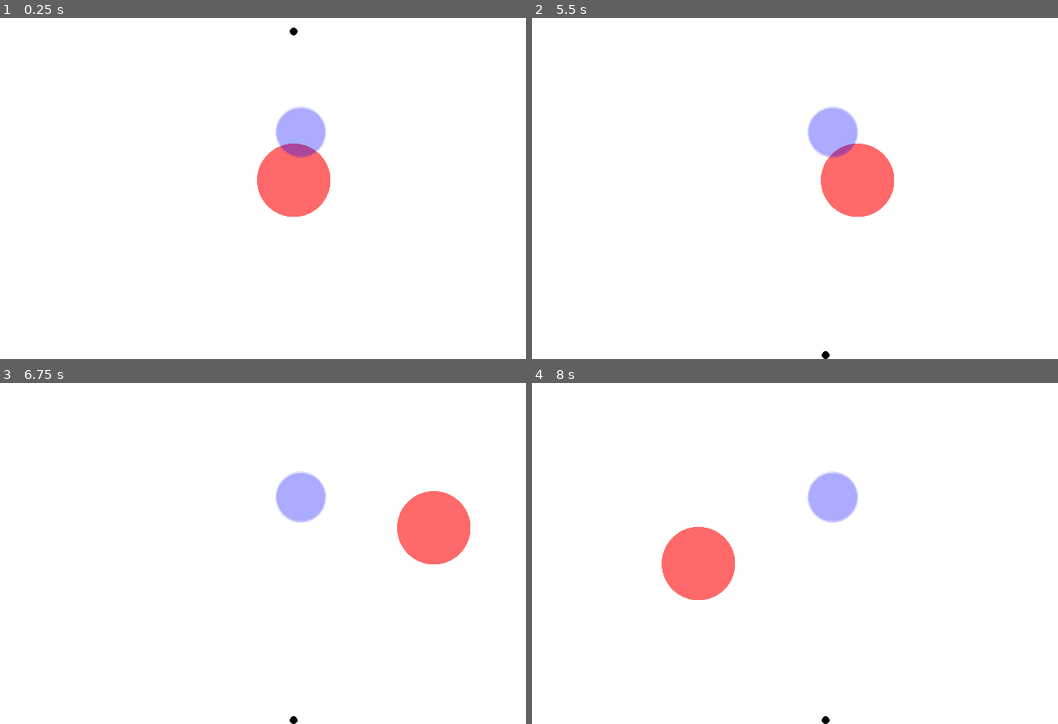
Above: before the commit, frames 1-4 (two rows, left to right).
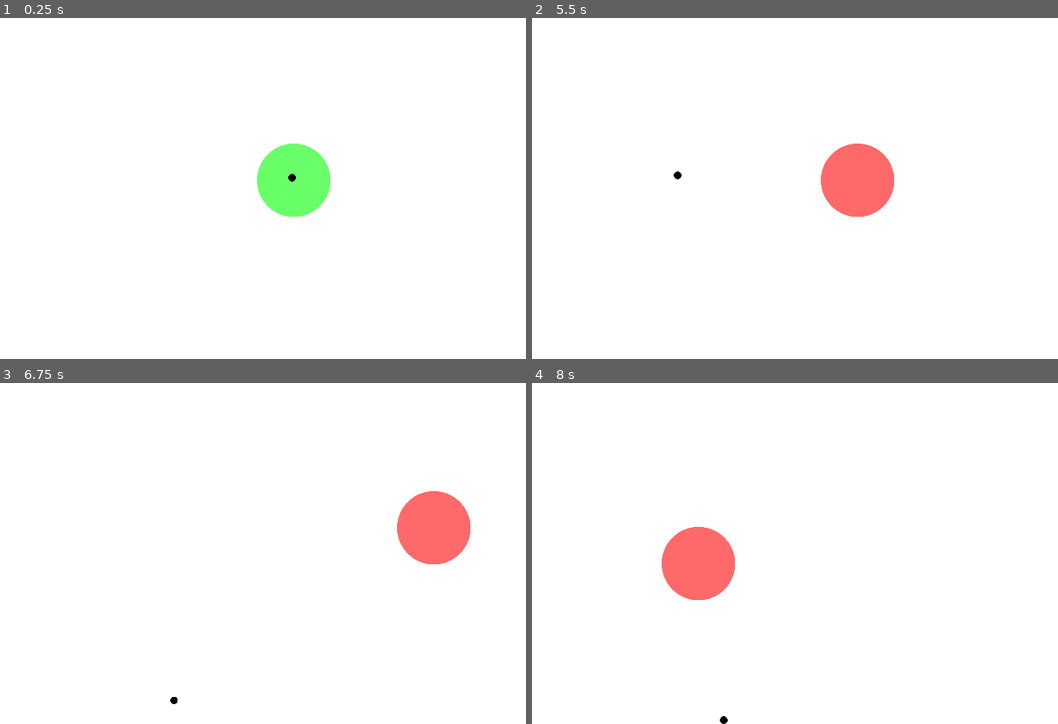
Above: after the commit, the same moments.

Repository: adsuttman/GBGJ1
Game: Godot game, scene res://game.tscn
Same seed, same stepped clock (60 frames per second), same inputs: the game is played once before the commit and once after it.
Inputs (mouse positions are in pixels of both pictures, inside the frame that each line leads up to):
- Up to frame 1 (0.25 s): no input
- Up to frame 2 (5.5 s): tap Enter at 0.5, 2, 3.5 s; move the mouse to (963, 161) at 0.52 s; click (963, 161) at 0.67 s; tap Space at 1.25, 2.75, 4.25 s; move the mouse to (700, 198) at 1.27 s; click (700, 198) at 1.42 s; move the mouse to (889, 99) at 2.02 s; click (889, 99) at 2.17 s; move the mouse to (795, 253) at 2.77 s; click (795, 253) at 2.92 s; move the mouse to (1015, 232) at 3.52 s; click (1015, 232) at 3.67 s; move the mouse to (637, 127) at 4.27 s; click (637, 127) at 4.42 s; move the mouse to (858, 181) at 5.02 s; click (858, 181) at 5.17 s
- Up to frame 3 (6.75 s): move the mouse to (199, 454) at 5.77 s; click (199, 454) at 5.92 s; move the mouse to (431, 526) at 6.52 s; click (431, 526) at 6.67 s
- Up to frame 4 (8 s): move the mouse to (700, 563) at 7.27 s; click (700, 563) at 7.42 s

The runs differ from the first frame. In frame 1, 3.3% of the frame differs, in the area x 48-63%, y 2-59%; in frame 2, 1.2%; in frame 3, 1.2%; in frame 4, 1.2%.

Commit message:
ball starts frozen

Diff:
--- a/ball.gd
+++ b/ball.gd
@@ -11,3 +11,6 @@
 
 func stop():
 	PhysicsServer2D.body_set_state(get_rid(),PhysicsServer2D.BODY_STATE_LINEAR_VELOCITY, Vector2.ZERO)
+
+func unfreeze():
+	freeze = false
--- a/ball.tscn
+++ b/ball.tscn
@@ -13,6 +13,7 @@
 physics_material_override = SubResource("PhysicsMaterial_pqibt")
 gravity_scale = 0.75
 lock_rotation = true
+freeze = true
 script = ExtResource("1_l40je")
 
 [node name="Sprite2D" type="Sprite2D" parent="."]
--- a/game.tscn
+++ b/game.tscn
@@ -1,9 +1,8 @@
-[gd_scene load_steps=10 format=3 uid="uid://d4eeknwdl85f1"]
+[gd_scene load_steps=9 format=3 uid="uid://d4eeknwdl85f1"]
 
 [ext_resource type="PackedScene" uid="uid://b82et6mdevxth" path="res://pointer.tscn" id="1_hpxoc"]
 [ext_resource type="Script" path="res://game.gd" id="1_yayy4"]
 [ext_resource type="PackedScene" uid="uid://c5u2xncxw8sr5" path="res://ball.tscn" id="2_oupdh"]
-[ext_resource type="PackedScene" uid="uid://c82xx3vfs1iw7" path="res://effect_area.tscn" id="4_j4jms"]
 
 [sub_resource type="RectangleShape2D" id="RectangleShape2D_k8m6o"]
 size = Vector2(1280, 720)
@@ -67,13 +66,4 @@
 
 [node name="Ball" parent="." instance=ExtResource("2_oupdh")]
 z_index = 1
-position = Vector2(640, 50)
-
-[node name="EffectArea3" parent="." instance=ExtResource("4_j4jms")]
-position = Vector2(656, 264)
-
-[node name="EffectArea2" parent="." instance=ExtResource("4_j4jms")]
-position = Vector2(654, 261)
-
-[node name="EffectArea4" parent="." instance=ExtResource("4_j4jms")]
-position = Vector2(653, 265)
+position = Vector2(637, 355)
--- a/pointer.gd
+++ b/pointer.gd
@@ -23,6 +23,7 @@
 	if event is InputEventMouseButton:
 		if event.button_index == MOUSE_BUTTON_LEFT and shove_delay == 0:
 			if shove_area.overlaps_body(ball):
+				ball.unfreeze()
 				var force = position.direction_to(ball.position) * shove_strength
 				ball.apply_central_impulse(force)
 #				print("shoved")
